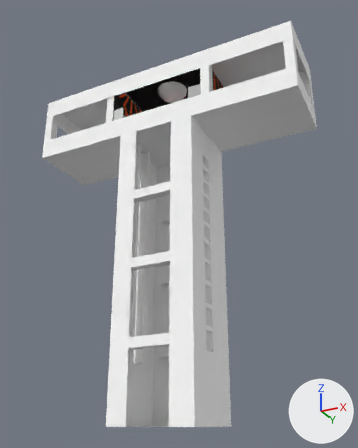
What one commit did to the OBJ model ProyectoFinal/ProyectoFinal/Models/torre/torre.obj.
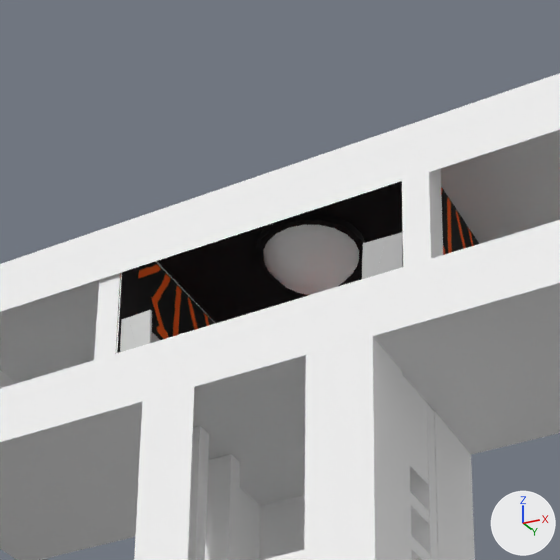
Each version appears first whole from a camera (50 mm lens) standing at (69.4, -133.4, -95.4) and looking at (2.7, -0.1, -35.4), and next in a close-up on the part from 21% to 69% of the width and 3% to 41% of the height. The lights are fixed; the arrows at lower right show +X, +Y and +Z. Where no turn or scale is listed for an object, it has been applied to the vertices. Vertices at the same position are counted once.

The scene before the commit, as lines of its bpy script (objects in view):
```python
me_torre = bpy.data.meshes.new('torre')
me_torre.from_pydata(...)  # 7396 vertices, 6319 faces; spans x -47.1..47.3, y -12.7..12.7, z -96.1..19.1
me_torre.materials.append(mat_lambert10sg)  # picture img_pantalla_png
me_torre.materials.append(mat_phong4sg)
me_torre.materials.append(mat_stairssg_lambert6sg)  # white #e7e7e7
me_torre.materials.append(mat_phong2sg)
me_torre.materials.append(mat_lambert9sg)  # picture img_pantalla_png
me_torre.materials.append(mat_lambert4sg)  # picture img_rojo_png
me_torre.materials.append(mat_stairssg)  # its picture is missing
me_torre.materials.append(mat_stairssg_lambert4sg)  # white #e7e7e7
me_torre.materials.append(mat_phong6sg)
me_torre.materials.append(mat_lambert8sg)  # picture img_pared_png
me_torre.materials.append(mat_lambert6sg)  # its picture is missing
me_torre.materials.append(mat_initialshadinggroup)  # grey #bcbcbc
me_torre.materials.append(mat_lambert3sg)  # picture img_rojo_png
me_torre.materials.append(mat_phong5sg)
ob_torre = bpy.data.objects.new('torre', me_torre)
ob_torre.location = (0.0, 0.0, 0.0)
```
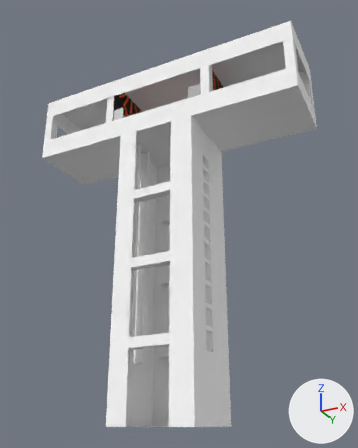
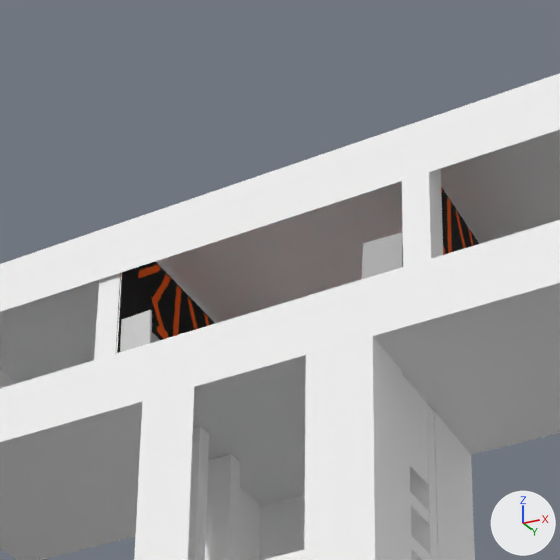
Edits to the scene script, one JSON object a line:
```json
{"op": "add", "block": "mat_lambert12sg", "code": ["mat_lambert12sg = principled_material('lambert12SG')", "mat_lambert12sg.texture = img_rojo_png", "mat_lambert12sg.roughness = 1.0"]}
{"block": "me_torre", "where": "me_torre.from_pydata(...)  # 7396 vertices, 6319 faces; spans x -47.1..47.3, y -12.7..12.7, z -96.1..19.1"}
{"block": "me_torre", "where": "# used by ob_torre; location = (0.0, 0.0, 0.0)"}
{"op": "remove", "block": "me_torre", "code": "me_torre.materials.append(mat_lambert10sg)  # picture img_pantalla_png"}
{"block": "me_torre", "change": "me_torre part 1: the loose piece of 200 vertices spanning x -5.5..5.5, y -5.5..5.5, z 13.6..18.5 is deleted"}
{"block": "me_torre", "change": "me_torre part 2: the loose piece of 121 vertices spanning x -17.0..17.0, y -12.4..12.4, z 18.6 is deleted"}
{"block": "me_torre", "change": "me_torre part 3: the loose piece of 42 vertices spanning x -6.2..6.2, y -6.2..6.2, z 17.6..18.8 is deleted"}
{"op": "add", "block": "me_torre", "code": "me_torre.materials.append(mat_lambert12sg)  # picture img_rojo_png"}
```

Boxes (x1, y1, x2, y2) around the edits, measured in the close-ups (560 x 560 px):
```json
{"part": 1, "of": "me_torre", "change": "deleted", "before": [263, 225, 359, 295]}
{"part": 2, "of": "me_torre", "change": "deleted", "before": [157, 181, 403, 323], "on screen": "black"}
{"part": 3, "of": "me_torre", "change": "deleted", "before": [257, 213, 366, 281], "on screen": "black"}
```
